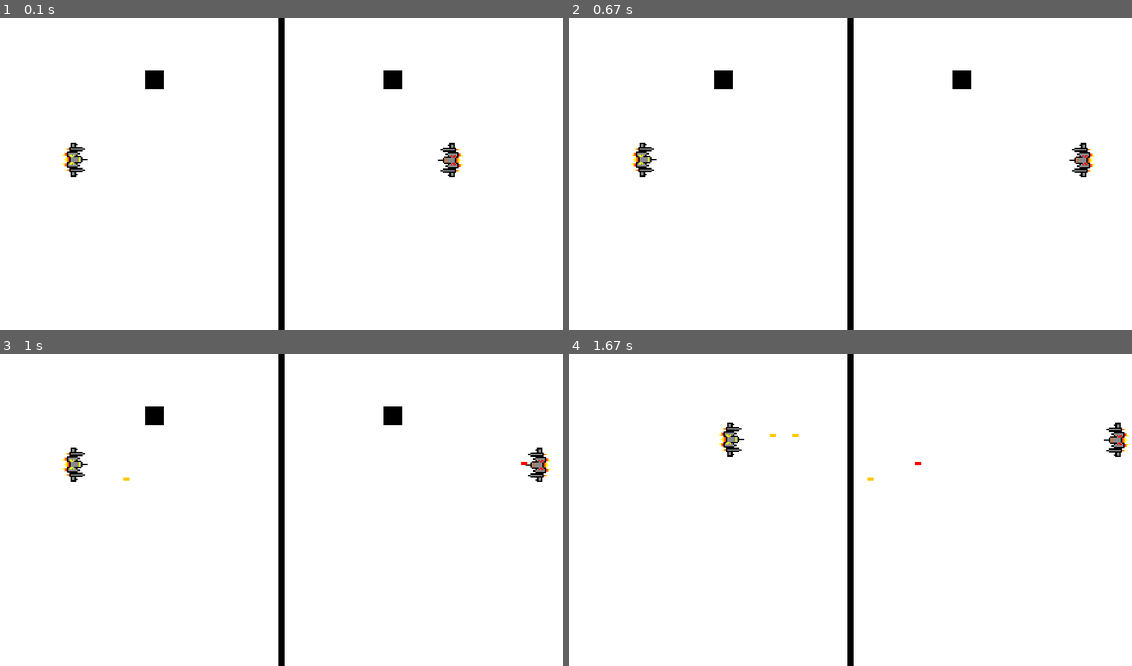
Above: before the commit, frames 1-4 (two rows, left to right).
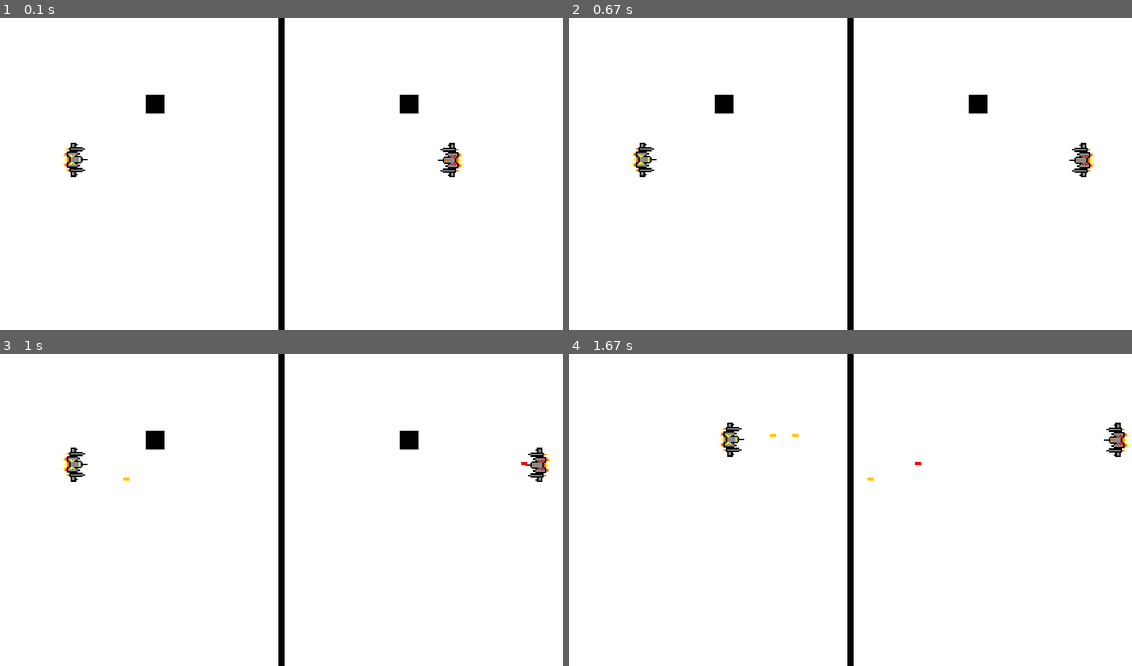
Above: after the commit, the same moments.

Repository: Brymir7/pygame01
Game: pygame game, started from main.py
The game is run twice, just before and just after one commit, with the same random seed, the same clock (stepped at 60 frames per second) and the same inputs.
Inputs:
- Up to frame 1 (0.1 s): no input
- Up to frame 2 (0.67 s): hold Right from 0.33 s (still down)
- Up to frame 3 (1 s): release Right at 0.8 s; hold Up from 0.83 s (still down); hold W from 0.83 s (still down); tap Ctrl at 0.9 s; tap Right Ctrl at 0.98 s
- Up to frame 4 (1.67 s): release Up at 1.13 s; release W at 1.13 s; hold Right 1.17-1.63 s; hold D 1.17-1.63 s; tap Ctrl at 1.23, 1.53 s

The runs differ from the first frame. In frame 1, 0.8% of the frame differs, in the area x 25-75%, y 16-31%; in frame 2, 0.8%; in frame 3, 0.8%; in frame 4, nothing differs.

Commit message:
still cant figure out timer

Diff:
--- a/main.py
+++ b/main.py
@@ -1,7 +1,7 @@
 import pygame
 import os
 import random
-from threading import Timer
+import time
 WIDTH, HEIGHT = 900, 500
 WIN = pygame.display.set_mode((WIDTH,HEIGHT))
 pygame.display.set_caption("Game01")
@@ -90,9 +90,9 @@
     red = pygame.Rect(700, 200, SPACESHIP_WIDTH, SPACESHIP_HEIGHT)
     max_bullets_upgrade_red = 0
     max_bullets_upgrade_yellow = 0
-    random_value_yellow = random.uniform(50, 430)
-    random_value_red = random.uniform(430, 850)
-    random_value_height = random.uniform(50, 500)
+    random_value_yellow = random.uniform(80, 400)
+    random_value_red = random.uniform(500, 820)
+    random_value_height = random.uniform(100, 400)
     powerup = []
     power = 0
     yellow_health = 10
@@ -119,7 +119,6 @@
             if event.type == YELLOW_POWERUP:
                 max_bullets_upgrade_yellow =  max_bullets_upgrade_yellow + delta_time*0.25
                 powerup.clear()
-
             if event.type == RED_POWERUP:
                 max_bullets_upgrade_red = max_bullets_upgrade_red + delta_time*0.25
                 powerup.clear()
